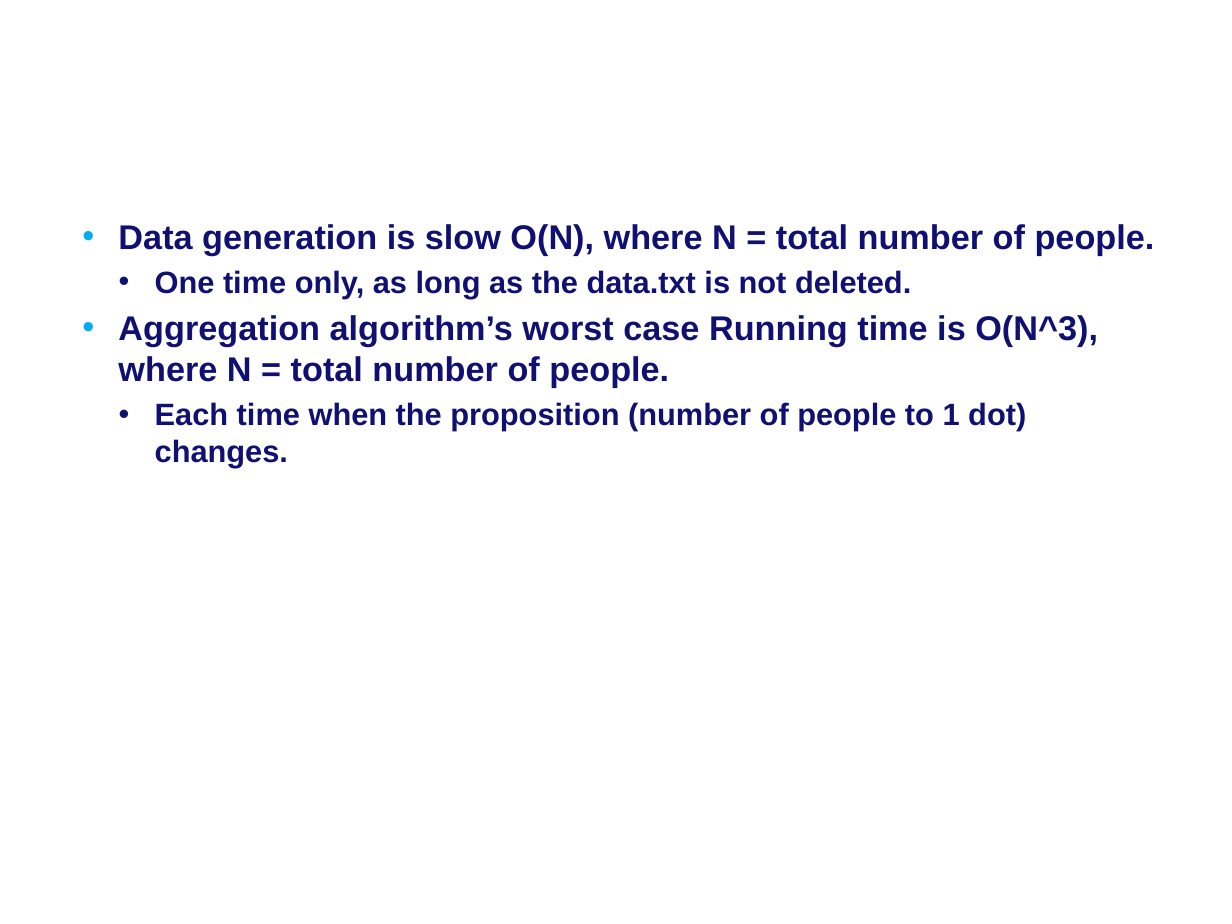
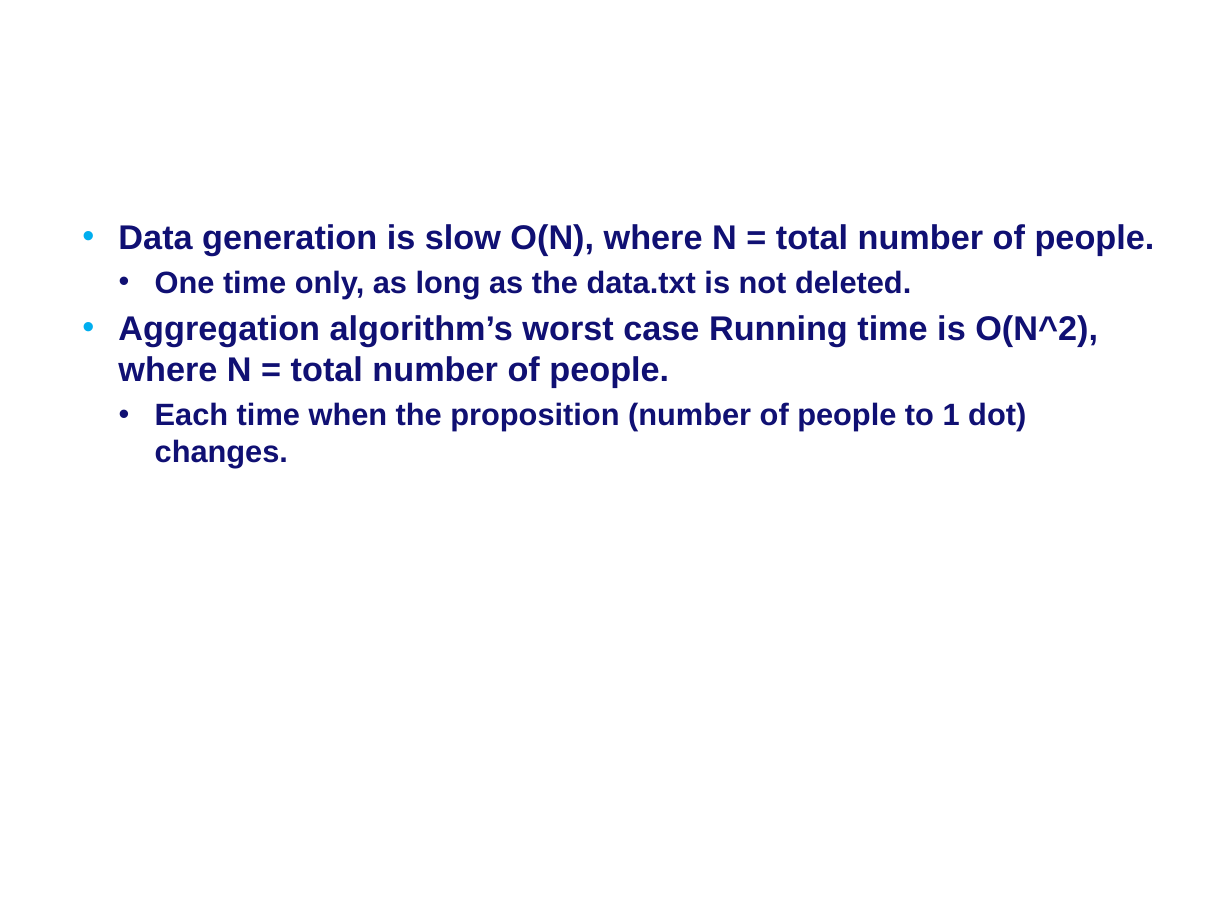
Before and after one commit to radualex/GeographicAlgsProject, a slide deck: slide 24 of GA_Group7_DotMap Final Preposition.pptx. Drawn at 1232x924 pixels with LibreOffice and Linux fonts; fonts in the diff are those of the drawing; background and template pictures are left out. Boxes give left, top, right and bottom in pixels: in the first picture for what was removed or moved away, otherwise in the second. Text is boxed around its words. In the diff, an @@ line names an element or a change of style, - is before the commit and + after.

Commit message:
fixed running time.

```diff
--- a/GA_Group7_DotMap Final Preposition.pptx
+++ b/GA_Group7_DotMap Final Preposition.pptx
@@ text at box(118, 315, 1098, 388): text changed @@
-• Aggregation algorithm’s worst case Running time is O(N^3), where N = total number of people.
+• Aggregation algorithm’s worst case Running time is O(N^2), where N = total number of people.
```
Also in this commit, not shown: 1 other slide changed.
